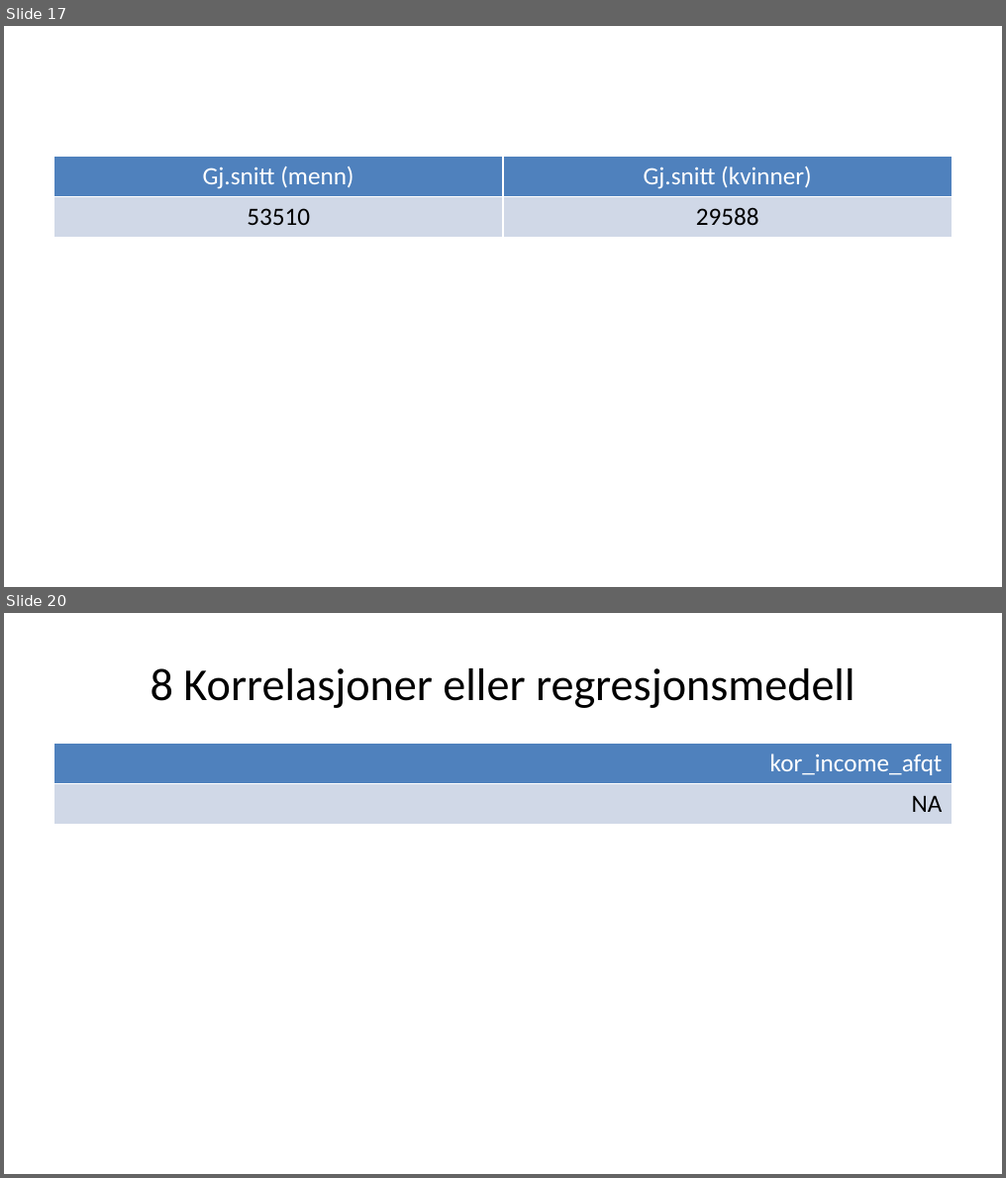
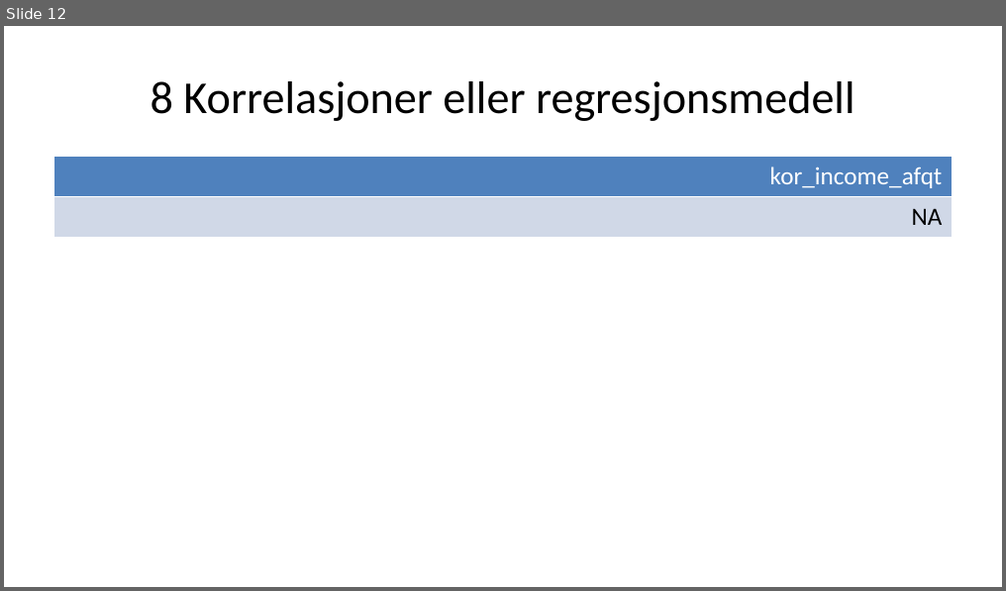
Before and after one commit to H-Vika/MSB105-Assign-2, a slide deck: MSB105 assign 2 presentasjon.pptx. Shown one above the other, each under a label of ours: slides 17 and 20 before the commit, slide 12 after it; the slides between them are not shown. The pictures are 1006x1178 and 1006x591 pixels, drawn with LibreOffice and Linux fonts; fonts in the diff are those of the drawing. Boxes give left, top, right and bottom in pixels: in the first picture for what was removed or moved away, otherwise in the second. Text is boxed around its words. In the diff, an @@ line names an element or a change of style, - is before the commit and + after.

```diff
--- a/MSB105 assign 2 presentasjon.pptx
+++ b/MSB105 assign 2 presentasjon.pptx
@@ slide 17 removed at box(4, 26, 1002, 587), background #FFFFFF @@
@@ table removed at box(54, 157, 952, 527), 2 rows, 2 columns @@
-Gj.snitt (menn) | Gj.snitt (kvinner)
-53510 | 29588
@@ what was slide 20 is now slide 12 @@
```
Also in this commit, not shown: 3 slides changed, 7 other slides removed, 3 other files.
